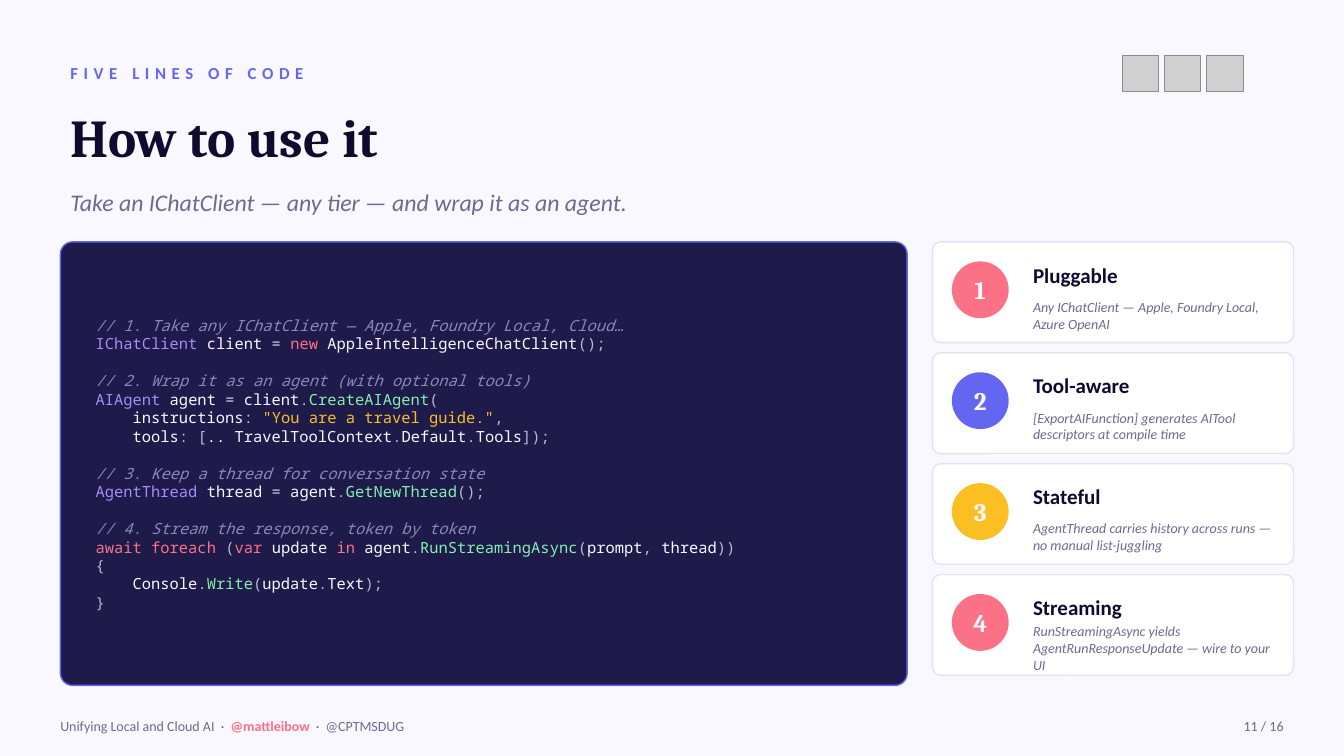
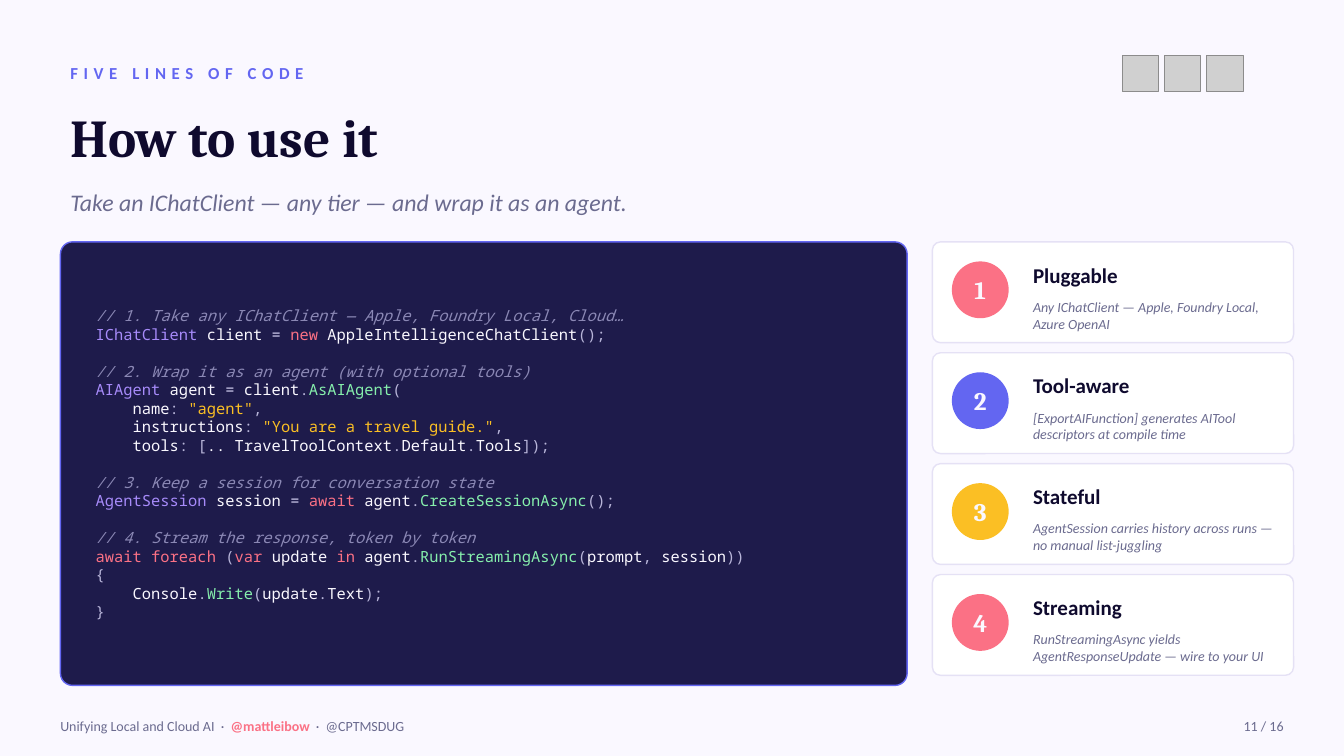
Before and after one commit to mattleibow/cptmsdug-local-cloud-agent-framework, a slide deck: slide 11 of slides/Unifying-Local-Cloud-AI.pptx. Drawn at 1344x756 pixels with LibreOffice and Linux fonts; fonts in the diff are those of the drawing; grey boxes stand for pictures. Boxes give left, top, right and bottom in pixels: in the first picture for what was removed or moved away, otherwise in the second. Text is boxed around its words. In the diff, an @@ line names an element or a change of style, - is before the commit and + after.

```diff
--- a/slides/Unifying-Local-Cloud-AI.pptx
+++ b/slides/Unifying-Local-Cloud-AI.pptx
@@ text at [96, 383, 402, 418]: text changed; text colour #86EFAC to #FAF8FF @@
-AIAgent agent = client.CreateAIAgent(
+AIAgent agent = client.AsAIAgent(
+name: "agent",
@@ text at [96, 476, 614, 510]: text changed @@
-// 3. Keep a thread for conversation state
-AgentThread thread = agent.GetNewThread();
+// 3. Keep a session for conversation state
+AgentSession session = await agent.CreateSessionAsync();
@@ text at [1033, 523, 1257, 553]: text changed @@
-AgentThread carries history across runs — no manual list-juggling
+AgentSession carries history across runs — no manual list-juggling
@@ text at [96, 550, 744, 566]: text changed @@
-await foreach (var update in agent.RunStreamingAsync(prompt, thread))
+await foreach (var update in agent.RunStreamingAsync(prompt, session))
@@ text at [1033, 634, 1263, 664]: text changed @@
-RunStreamingAsync yields AgentRunResponseUpdate — wire to your UI
+RunStreamingAsync yields AgentResponseUpdate — wire to your UI
```
Also in this commit, not shown: 6 other slides changed, 1 other file.
